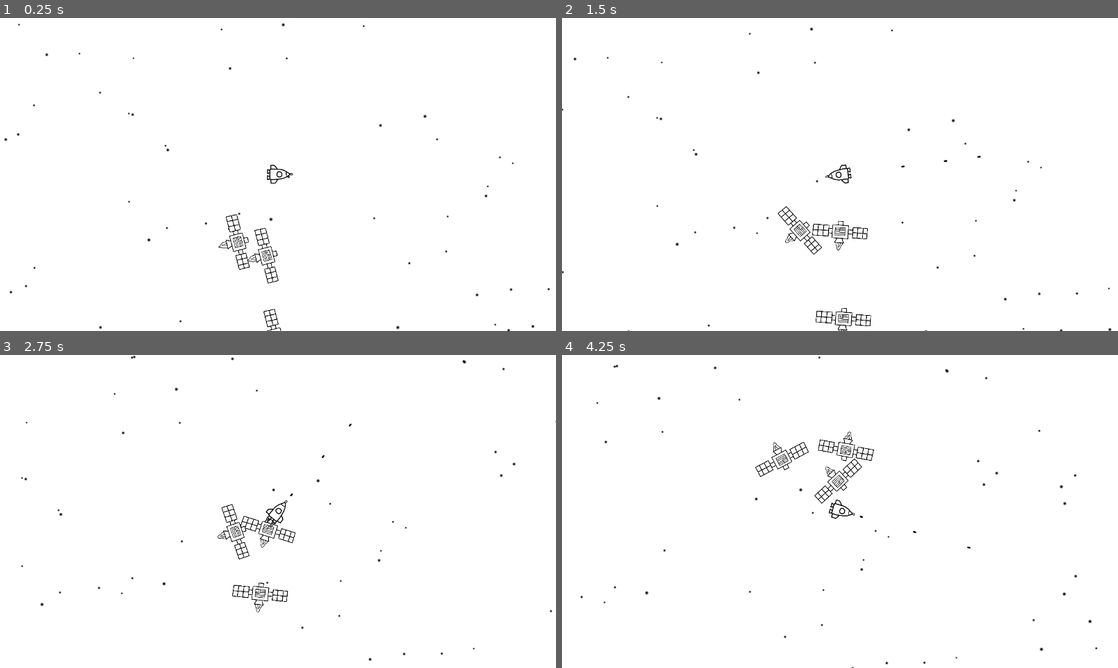
Above: before the commit, frames 1-4 (two rows, left to right).
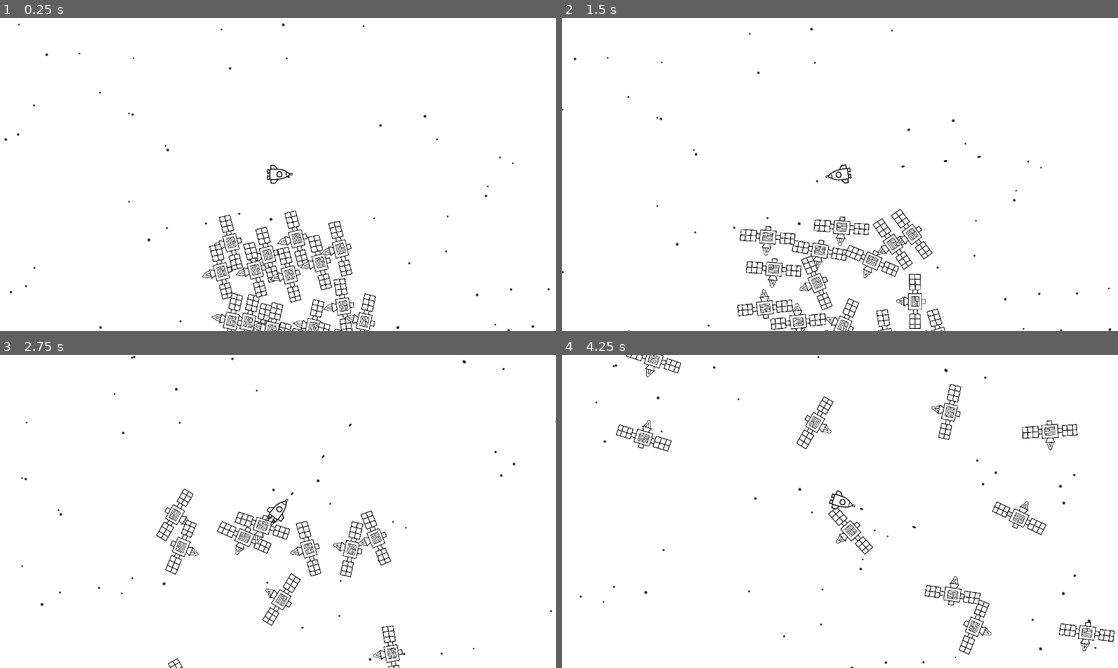
Above: after the commit, the same moments.

Repository: CowSoCool37/Desmond-The-Moon-Bear
Game: Godot game, scene res://Scenes/Battle.tscn
Two runs of this game, one before a commit and one after it. Both use one fixed random seed, a clock stepped at 60 frames per second and the inputs below. This scene is started directly instead of the project's main scene.
Inputs (mouse positions are in pixels of both pictures, inside the frame that each line leads up to):
- Up to frame 1 (0.25 s): no input
- Up to frame 2 (1.5 s): move the mouse to (962, 158) at 0.52 s; press the mouse at (962, 158) at 0.53 s; hold Space (thrust) 0.53-1.28 s; move the mouse to (728, 190) at 1.27 s; release the mouse at (728, 190) at 1.28 s; click (728, 190) at 1.35 s
- Up to frame 3 (2.75 s): move the mouse to (333, 442) at 2.02 s; press the mouse at (333, 442) at 2.03 s; hold Space (thrust) from 2.03 s (still down)
- Up to frame 4 (4.25 s): move the mouse to (812, 574) at 2.77 s; release the mouse at (812, 574) at 2.78 s; click (812, 574) at 2.85 s; move the mouse to (1006, 558) at 3.52 s; release Space (thrust) at 3.53 s; press the mouse at (1006, 558) at 3.53 s

The runs differ from the first frame. In frame 1, 3.1% of the frame differs, in the area x 36-68%, y 61-100%; in frame 2, 3.2%; in frame 3, 2.6%; in frame 4, 3.3%, in the area x 3-100%, y 0-100%.

Commit message:
added collision avoidance to satellites

Diff:
--- a/Scenes/Satellite.tscn
+++ b/Scenes/Satellite.tscn
@@ -26,6 +26,9 @@
 radius = 126.667
 height = 826.667
 
+[sub_resource type="CircleShape2D" id="CircleShape2D_hbxwv"]
+radius = 860.93
+
 [node name="Satellite" type="CharacterBody2D" node_paths=PackedStringArray("animation")]
 scale = Vector2(0.15, 0.15)
 collision_layer = 5
@@ -43,3 +46,13 @@
 [node name="CollisionShape2D" type="CollisionShape2D" parent="."]
 position = Vector2(5.68434e-14, 13.3333)
 shape = SubResource("CapsuleShape2D_j0bth")
+
+[node name="AvoidArea" type="Area2D" parent="."]
+collision_layer = 0
+collision_mask = 4
+
+[node name="CollisionShape2D" type="CollisionShape2D" parent="AvoidArea"]
+shape = SubResource("CircleShape2D_hbxwv")
+
+[connection signal="body_entered" from="AvoidArea" to="." method="_on_avoid_area_body_entered"]
+[connection signal="body_exited" from="AvoidArea" to="." method="_on_avoid_area_body_exited"]
--- a/Scripts/Battle.gd
+++ b/Scripts/Battle.gd
@@ -13,7 +13,7 @@
 		inst.parentScene = self
 		background.add_child(inst)
 
-	for i in range(3):
+	for i in range(20):
 		var inst = satellite.instantiate() as CharacterBody2D
 		inst.parentScene = self
 		inst.position.x = randf_range(500, 800)
--- a/Scripts/Satellite.gd
+++ b/Scripts/Satellite.gd
@@ -7,7 +7,7 @@
 var yvelocity = 0
 var parentXVelocity = 0
 var parentYVelocity = 0
-var angleToPlayer
+var targetAngle
 
 var targetOffsetX = 0
 var targetOffsetY = 0
@@ -17,6 +17,9 @@
 const inaccuracy = 30
 var timer = 0
 var timeMax = 0
+
+var avoidObjects = []
+
 
 func randomize_target():
 	randomize()
@@ -44,9 +47,20 @@
 
 
 func _physics_process(delta):
-	if get_total_velocity() < matchSpeed:
-		angleToPlayer = global_position.direction_to(Vector2(640 + targetOffsetX, 360 + targetOffsetY)).angle()
-		turn_towards(angleToPlayer,delta,1)
+	if len(avoidObjects) > 0:
+		var avgLocation = Vector2(0,0)
+		targetAngle = 0
+		for i in avoidObjects:
+			avgLocation += i.position
+		avgLocation /= len(avoidObjects)
+
+		targetAngle = global_position.direction_to(avgLocation).angle() + PI
+		turn_towards(targetAngle,delta,1)
+
+	elif get_total_velocity() < matchSpeed:
+		targetAngle = global_position.direction_to(Vector2(640 + targetOffsetX, 360 + targetOffsetY)).angle()
+		turn_towards(targetAngle,delta,1)
+
 	else:
 		var retrograde = fposmod(get_velocity_direction() + PI, 2*PI)
 		turn_towards(retrograde,delta,2)
@@ -62,5 +76,14 @@
 	if timer > timeMax:
 		randomize_target()
 
+	#print(avoidObjects)
+	move_and_slide()
 
-	move_and_slide()
+
+func _on_avoid_area_body_entered(body):
+	if body != self:
+		avoidObjects.append(body)
+
+
+func _on_avoid_area_body_exited(body):
+	avoidObjects.erase(body)
Not shown: 1 places in Scenes/Satellite.tscn that only renumber resources
